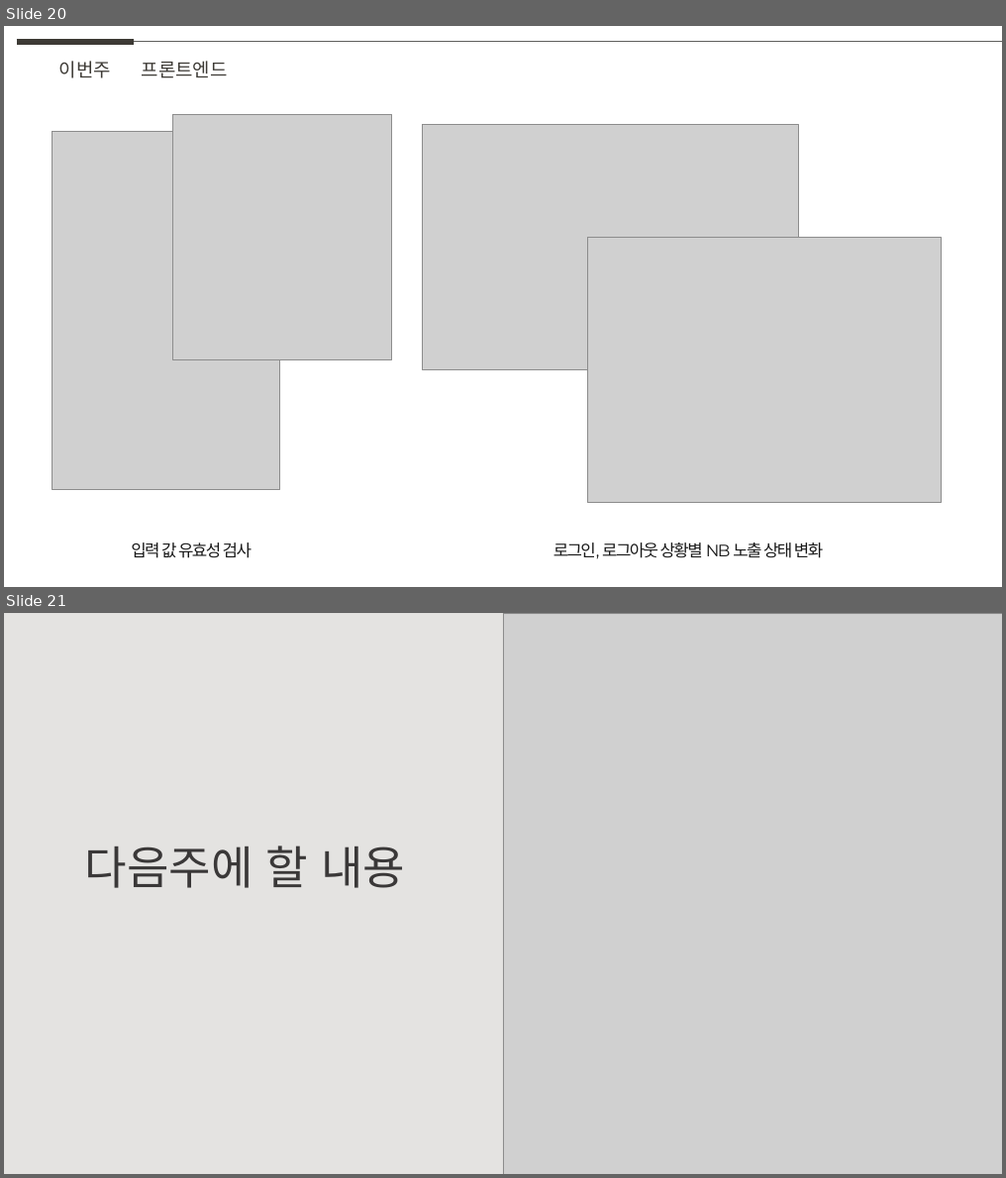
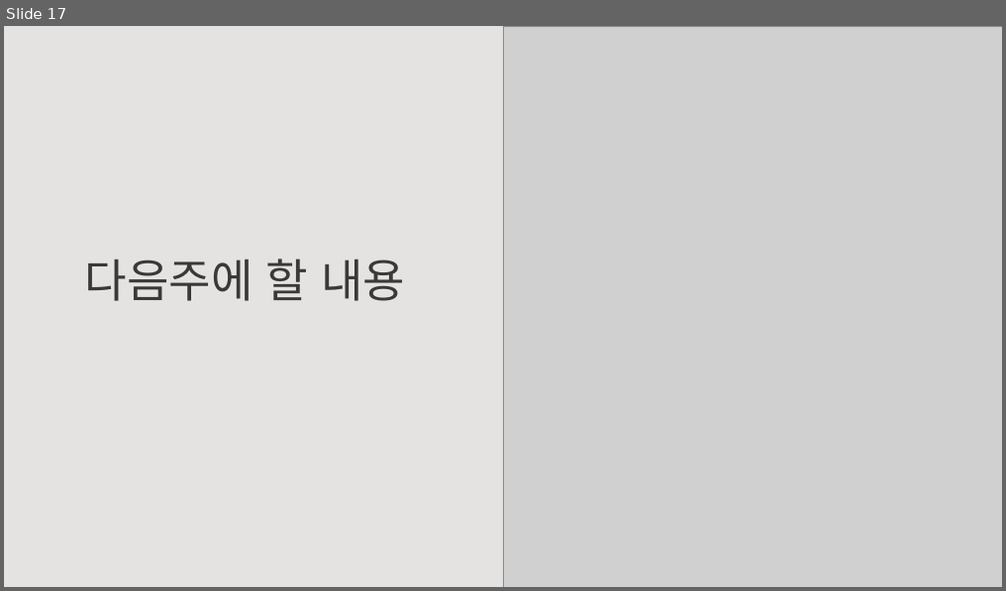
Before and after one commit to weaknessHero/Project_AvatarS, a slide deck: 발표자료/업데이트/LJJppt.pptx. Shown one above the other, each under a label of ours: slides 20 and 21 before the commit, slide 17 after it. The pictures are 1006x1178 and 1006x591 pixels, drawn with LibreOffice and Linux fonts; fonts in the diff are those of the drawing; grey boxes stand for pictures. Boxes give left, top, right and bottom in pixels: in the first picture for what was removed or moved away, otherwise in the second. Text is boxed around its words. In the diff, an @@ line names an element or a change of style, - is before the commit and + after.

```diff
--- a/발표자료/업데이트/LJJppt.pptx
+++ b/발표자료/업데이트/LJJppt.pptx
@@ slide 20 removed at <box>4,26,1002,587</box>, background #FFFFFF @@
@@ line removed from (17, 42) to (135, 42) @@
@@ line removed from (135, 42) to (1002, 42) @@
@@ text removed at <box>59,61,111,78</box> @@
-이번주
@@ text removed at <box>142,61,228,78</box> @@
-프론트엔드
@@ picture removed at <box>173,114,392,360</box> @@
@@ picture removed at <box>52,131,279,489</box> @@
@@ picture removed at <box>422,125,798,371</box> @@
@@ picture removed at <box>588,237,942,503</box> @@
@@ text removed at <box>131,543,252,559</box> @@
-입력 값 유효성 검사
@@ text removed at <box>553,543,823,560</box> @@
-로그인, 로그아웃 상황별 NB 노출 상태 변화
@@ what was slide 21 is now slide 17 @@
```
Also in this commit, not shown: 3 other slides removed.
